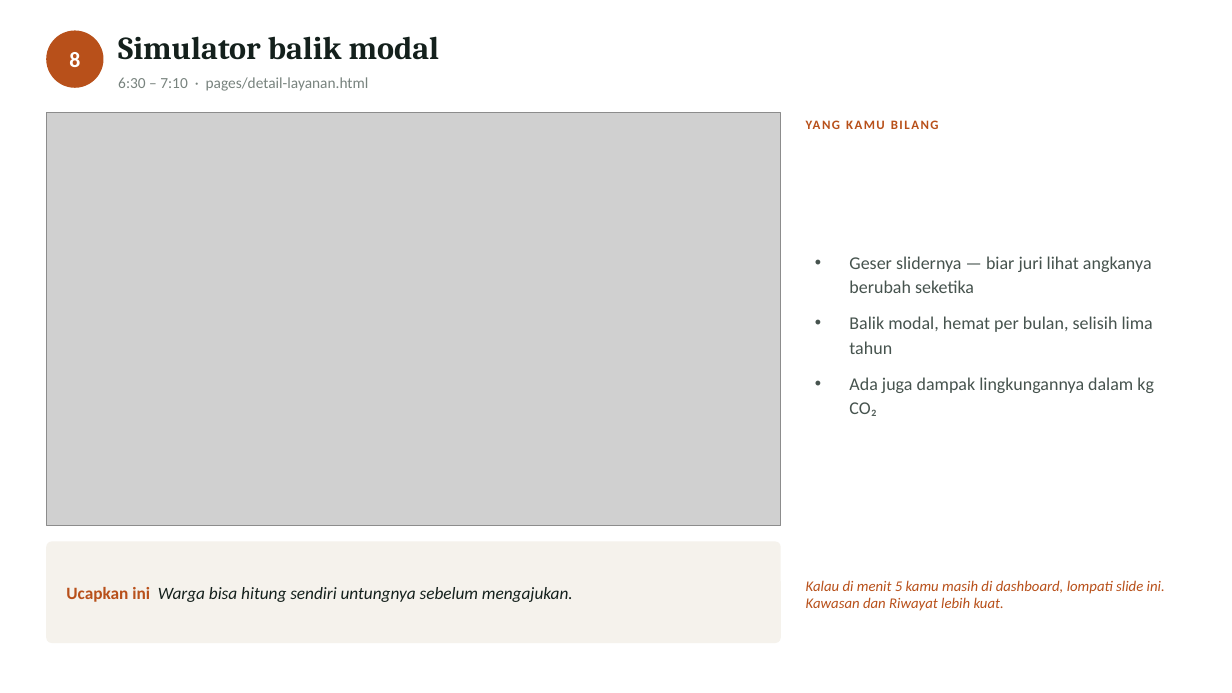
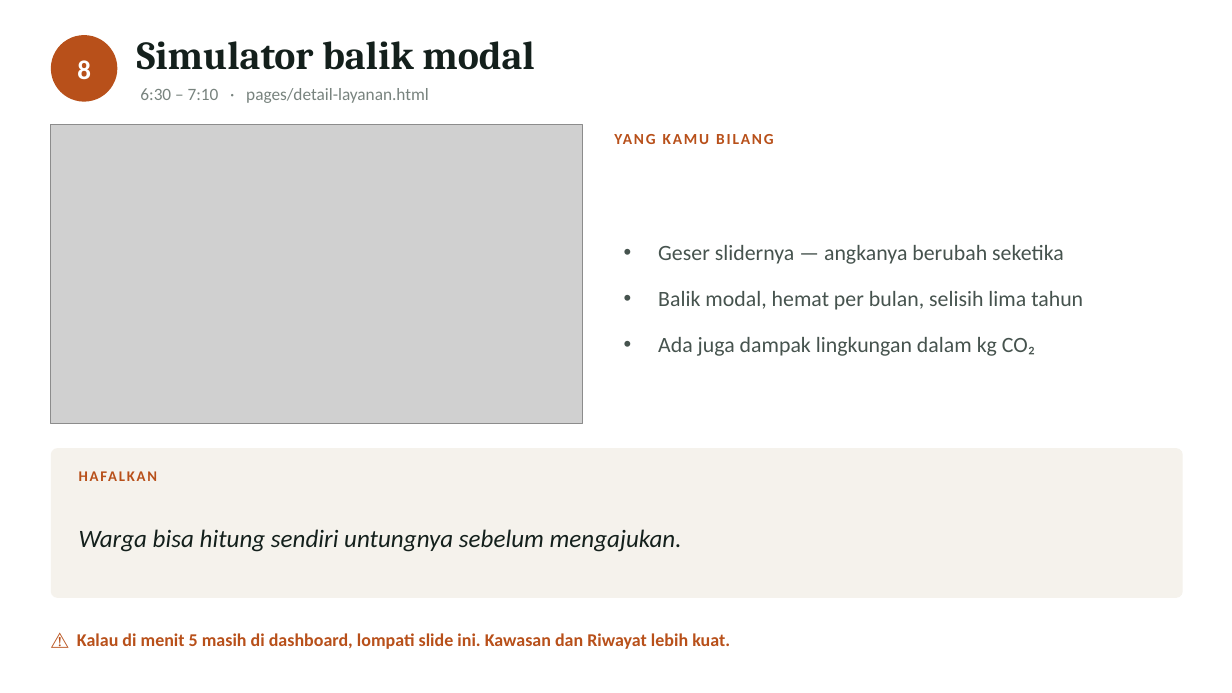
Before and after one commit to GianneAngely/halo-itcc2026, a slide deck: slide 10 of latihan-final/Latihan Presentasi HALO.pptx (slide 9 before the commit). Drawn at 1232x693 pixels with LibreOffice and Linux fonts; fonts in the diff are those of the drawing; grey boxes stand for pictures. Boxes give left, top, right and bottom in pixels: in the first picture for what was removed or moved away, otherwise in the second. Text is boxed around its words. In the diff, an @@ line names an element or a change of style, - is before the commit and + after.

Commit message:
Deck latihan dibesarkan tulisannya
Versi sebelumnya kekecilan untuk dibaca sambil latihan. Gambar
dikecilkan, teks dinaikkan, dan kotak kalimat hafalan dijadikan
bagian paling menonjol di tiap slide.

Ditambah satu halaman berisi enam kalimat yang harus keluar tanpa
mikir, dan tiap slide isyarat sekarang punya kalimat kuncinya
sendiri — sebelumnya ada dua yang kosong.

```diff
--- a/latihan-final/Latihan Presentasi HALO.pptx
+++ b/latihan-final/Latihan Presentasi HALO.pptx
@@ text "8" at [77,60,91,79]: size 17 to 21 pt @@
@@ ellipse: place and size @@
-ellipse at [46,30,104,88]
+ellipse at [51,35,117,102]
@@ text "Simulator balik modal": place and size @@
-text "Simulator balik modal" at [118,36,440,60]
+text "Simulator balik modal" at [137,41,534,70]
@@ text "Simulator balik modal" at [137,41,534,70]: size 25 to 31 pt @@
@@ text "6:30 – 7:10 · pages/detail-layanan.html": place and size @@
-text "6:30 – 7:10 · pages/detail-layanan.html" at [118,77,369,91]
+text "6:30 – 7:10 · pages/detail-layanan.html" at [140,88,429,103]
@@ text "6:30 – 7:10 · pages/detail-layanan.html" at [140,88,429,103]: size 12 to 13.5 pt @@
@@ picture: place and size @@
-picture at [46,113,781,526]
+picture at [51,125,582,423]
@@ text "YANG KAMU BILANG": place and size @@
-text "YANG KAMU BILANG" at [806,113,1185,137]
+text "YANG KAMU BILANG" at [615,125,1183,152]
@@ text "YANG KAMU BILANG" at [615,125,1183,152]: size 10 to 12 pt, letter spacing 1.2 to 1.4 pt @@
@@ text "Geser slidernya — angkanya berubah ...": place and size @@
-text "Geser slidernya — angkanya berubah ..." at [849,256,1154,416]
+text "Geser slidernya — angkanya berubah ..." at [658,245,1083,356]
@@ text at [658,245,1064,264]: text changed; size 14 to 17 pt @@
-• Geser slidernya — biar juri lihat angkanya berubah seketika
+• Geser slidernya — angkanya berubah seketika
@@ text at [658,291,1083,310]: size 14 to 17 pt in "Balik modal, hemat per bulan, selisih lima ..."; line spacing 19pt to 24pt; more space between paragraphs @@
@@ text at [658,337,1035,356]: text changed; size 14 to 17 pt @@
-• Ada juga dampak lingkungannya dalam kg CO₂
+• Ada juga dampak lingkungan dalam kg CO₂
@@ rounded rectangle: place and size @@
-rounded rectangle at [46,542,781,643]
+rounded rectangle at [51,448,1183,598]
@@ rounded rectangle at [51,448,1183,598]: proportions changed @@
@@ text added at [79,462,263,490], 11.5 pt, text #B8501A, bold @@
+HAFALKAN
@@ text at [79,529,682,552]: text changed; size 13.5 to 19.5 pt @@
-Ucapkan ini Warga bisa hitung sendiri untungnya sebelum mengajukan.
+Warga bisa hitung sendiri untungnya sebelum mengajukan.
@@ text at [77,633,730,649]: text changed; size 11.5 to 14 pt; bold on; italic off @@
-Kalau di menit 5 kamu masih di dashboard, lompati slide ini. Kawasan dan Riwayat lebih kuat.
+⚠ Kalau di menit 5 masih di dashboard, lompati slide ini. Kawasan dan Riwayat lebih kuat.
```
Also in this commit, not shown: 12 other slides changed, 1 slide added.
